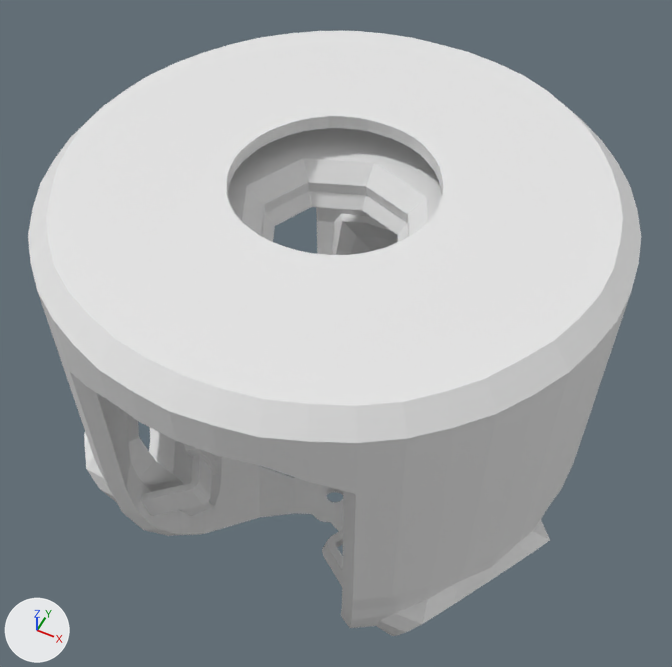
Before and after pictures for a commit that changed the OBJ model npc/enemy/totembot/assets/abdomen_frame.obj.
Camera for both pictures: a camera (50 mm lens) standing at (0.312, -0.647, 0.788) and looking at (-0.028, 0.033, -0.062). Arrows for +X, +Y and +Z are at lower left; the lights stay in place. Where no turn or scale is listed for an object, it has been applied to the vertices. Vertices at the same position are counted once.

Names of what the first picture shows: 'Abdomen', 'Leg_Attachment', 'Top_Block'.
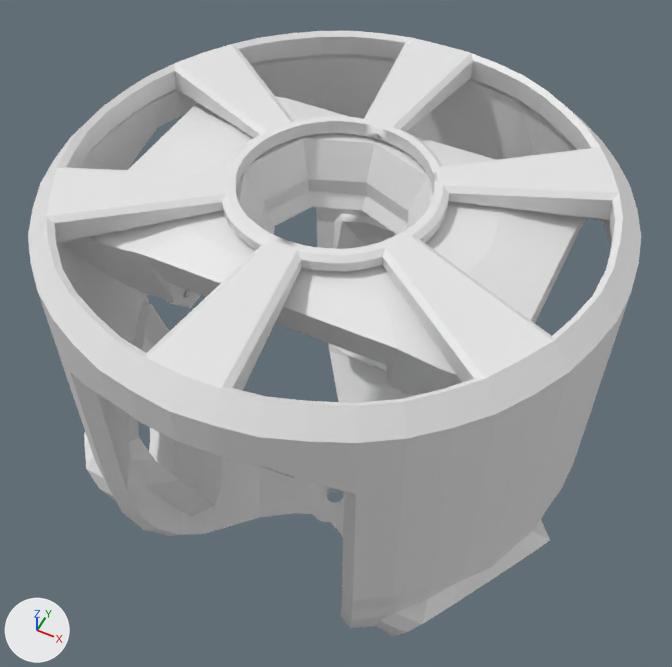
Boxes [x1, y1, x2, y2] around the edits, measured in the pictures (672 x 667 px):
'Top_Block', reshaped
    before: [228, 128, 442, 242]
    after: [70, 96, 586, 396]
'Leg_Attachment', deleted
    before: [141, 444, 343, 586]
part 1 of me_abdomen, added
    after: [46, 31, 623, 406]
part 2 of me_top_block, built on
    before: [228, 128, 442, 237]
    after: [70, 96, 586, 396]

Edits to the bpy script that builds the scene:
```text
Change me_abdomen:
    used by ob_abdomen; location = (0.0, 0.0, 0.0)
    remove me_abdomen.from_pydata(...)  # 1015 vertices, 1057 faces; spans x -0.317..0.292, y -0.299..0.307, z -0.388..0.205
    add me_abdomen.from_pydata(...)  # 1281 vertices, 1340 faces; spans x -0.317..0.292, y -0.299..0.307, z -0.388..0.205
    me_abdomen part 1: 266 vertices added at x -0.287..0.262, y -0.269..0.271, z 0.176..0.205
Change me_top_block:
    used by ob_top_block; location = (0.0, 0.0, 0.0)
    remove me_top_block.from_pydata(...)  # 118 vertices, 122 faces; spans x -0.239..0.214, y -0.145..0.146, z 0.095..0.161
    add me_top_block.from_pydata(...)  # 130 vertices, 134 faces; spans x -0.239..0.214, y -0.145..0.146, z 0.095..0.187
    me_top_block part 2
    8 vertices are removed from x -0.116..0.091, y -0.094..0.095, z 0.161
    20 faces are deleted
    22 vertices in x -0.239..0.214, y -0.145..0.146, z 0.143..0.161 move by (0.0, 0.0, 0.005)
    6 vertices in x -0.147..0.122, y -0.145..0.146, z 0.161 move by (0.0, 0.0, 0.01)
    20 vertices are added at x -0.177..0.153, y -0.12..0.12, z 0.182..0.187
    32 new faces join them
Remove ob_leg_attachment:
    ob_leg_attachment = bpy.data.objects.new('Leg_Attachment', me_leg_attachment)
    ob_leg_attachment.location = (0.0, 0.0, 0.0)
```
